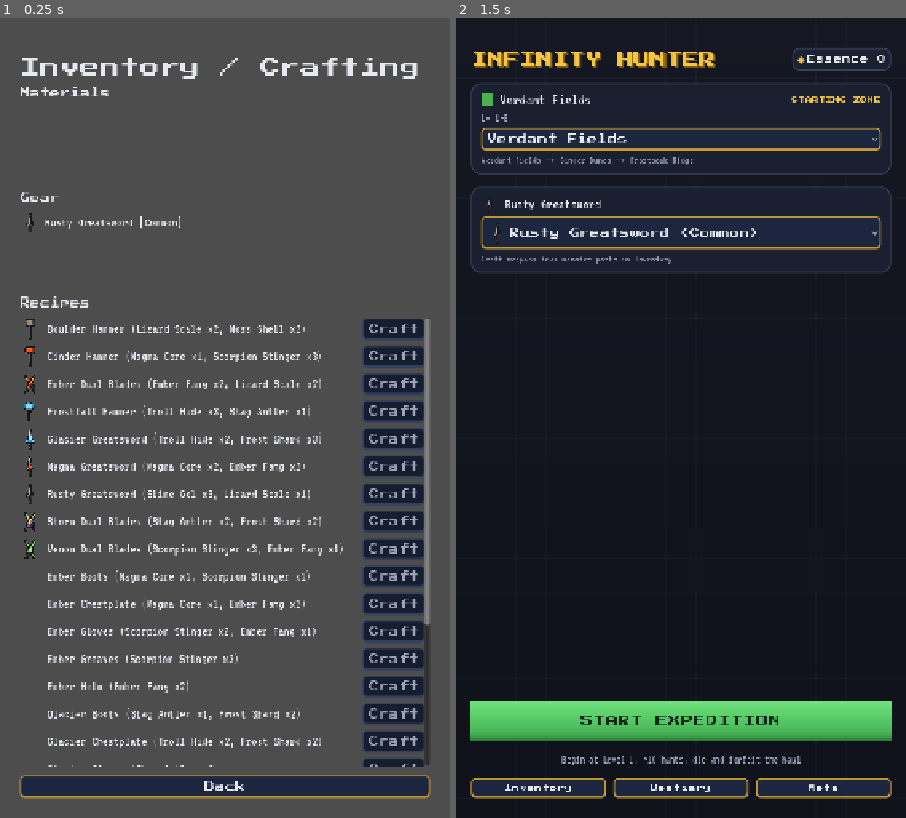
Above: before the commit, frames 1-2 (left to right).
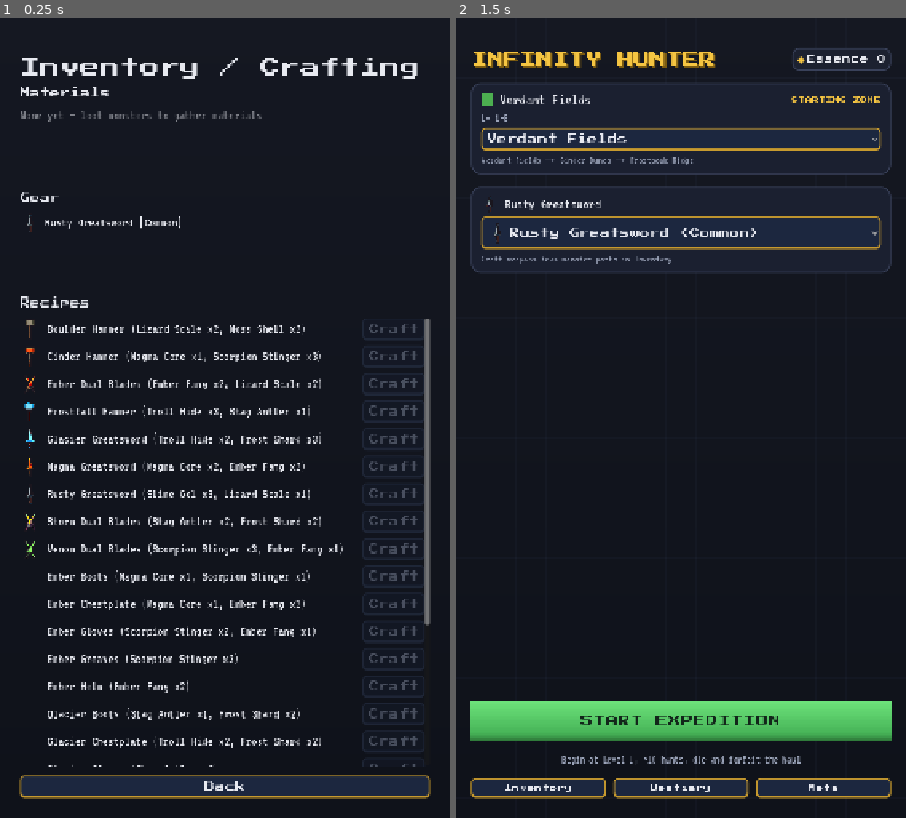
Above: after the commit, the same moments.

Repository: taigamura/infinity-hunter
Game: Godot game, scene res://src/ui/inventory/inventory_screen.tscn
Same seed, same stepped clock (60 frames per second), same inputs: the game is played once before the commit and once after it. This scene is started directly instead of the project's main scene.
Inputs (mouse positions are in pixels of both pictures, inside the frame that each line leads up to):
- Up to frame 1 (0.25 s): no input
- Up to frame 2 (1.5 s): tap Enter at 0.5 s; move the mouse to (780, 378) at 0.52 s; hold Right (ui_right) 0.53-1.25 s; click (780, 378) at 0.67 s; click "Back" at 1.25 s

The runs differ from the first frame. In frame 1, 90% of the frame differs, in the area x 0-100%, y 0-100%; in frame 2, nothing differs.

Commit message:
Visual consistency: navy theme + polish on inventory/bestiary/meta
Inventory, Bestiary, and Meta rendered on Godot's default flat grey while
launch/combat/overworld used the dark-navy look, so they read as unfinished.
Add the shared ScreenBackground to all three. Also: empty-state hint rows on
the Inventory materials/gear lists, visibly dimmed disabled Craft buttons
(the gating already existed but wasn't legible), and a discovered-count
subtitle on the Bestiary.

Co-Authored-By: Claude Opus 4.8 <noreply@anthropic.com>
Claude-Session: https://claude.ai/code/session_01ApiXsVw99SQkxqZhW9LTLS

Diff:
--- a/src/ui/bestiary/bestiary_screen.gd
+++ b/src/ui/bestiary/bestiary_screen.gd
@@ -4,6 +4,8 @@
 
 @onready var entry_list: VBoxContainer = %EntryList
 @onready var back_button: Button = %BackButton
+
+var _subtitle_label: Label
 
 func _ready() -> void:
 	back_button.pressed.connect(func(): get_tree().change_scene_to_file("res://src/ui/launch/launch_screen.tscn"))
@@ -14,14 +16,30 @@
 		child.queue_free()
 
 	var bestiary: Dictionary = GameState.save_state.get("bestiary", {})
+	var discovered_count := 0
+	var total_count := 0
 	for monster_id in GameState.monsters:
 		var monster: MonsterDef = GameState.monsters[monster_id]
 		var entry: Dictionary = bestiary.get(monster_id, {"seen": false, "defeated": false})
+		total_count += 1
 		var label := Label.new()
 		if entry.get("defeated", false):
 			label.text = "%s (Lv %s) — Defeated" % [monster.name, Big.fmt(monster.level)]
+			discovered_count += 1
 		elif entry.get("seen", false):
 			label.text = "%s (Lv %s) — Seen" % [monster.name, Big.fmt(monster.level)]
+			discovered_count += 1
 		else:
 			label.text = "??? — Undiscovered"
 		entry_list.add_child(label)
+
+	_update_subtitle(discovered_count, total_count)
+
+func _update_subtitle(discovered_count: int, total_count: int) -> void:
+	if _subtitle_label == null:
+		_subtitle_label = Label.new()
+		_subtitle_label.modulate = Color(1, 1, 1, 0.6)
+		var title: Label = entry_list.get_parent().get_parent().get_node("Title")
+		title.get_parent().add_child(_subtitle_label)
+		title.get_parent().move_child(_subtitle_label, title.get_index() + 1)
+	_subtitle_label.text = "%d / %d discovered" % [discovered_count, total_count]
--- a/src/ui/bestiary/bestiary_screen.tscn
+++ b/src/ui/bestiary/bestiary_screen.tscn
@@ -1,6 +1,7 @@
-[gd_scene load_steps=2 format=3 uid="uid://ihbestiary01"]
+[gd_scene load_steps=3 format=3 uid="uid://ihbestiary01"]
 
 [ext_resource type="Script" path="res://src/ui/bestiary/bestiary_screen.gd" id="1"]
+[ext_resource type="Script" path="res://src/ui/common/screen_background.gd" id="99_bg"]
 
 [node name="BestiaryScreen" type="Control"]
 layout_mode = 3
@@ -8,6 +9,16 @@
 anchor_right = 1.0
 anchor_bottom = 1.0
 script = ExtResource("1")
+
+[node name="Background" type="Control" parent="."]
+layout_mode = 1
+anchors_preset = 15
+anchor_right = 1.0
+anchor_bottom = 1.0
+mouse_filter = 2
+script = ExtResource("99_bg")
+top_color = Color(0.08235294, 0.09411765, 0.13333334, 1)
+bottom_color = Color(0.05882353, 0.07058824, 0.10196079, 1)
 
 [node name="Margin" type="MarginContainer" parent="."]
 layout_mode = 1
--- a/src/ui/inventory/inventory_screen.gd
+++ b/src/ui/inventory/inventory_screen.gd
@@ -28,17 +28,27 @@
 	_clear(gear_list)
 	_clear(recipe_list)
 
+	var has_materials := false
 	for material_id in GameState.inventory.materials:
 		var count: int = GameState.inventory.materials[material_id]
 		if count <= 0:
 			continue
+		has_materials = true
 		var def: MaterialDef = GameState.materials.get(material_id)
 		var label := Label.new()
 		label.text = "%s x%d" % [def.name if def != null else material_id, count]
 		_style_list_label(label)
 		materials_list.add_child(label)
+	if not has_materials:
+		var empty_label := Label.new()
+		empty_label.text = "None yet — loot monsters to gather materials"
+		_style_list_label(empty_label)
+		empty_label.modulate = Color(1, 1, 1, 0.5)
+		materials_list.add_child(empty_label)
 
+	var has_gear := false
 	for instance in GameState.inventory.gear:
+		has_gear = true
 		var def_id: String = instance["def_id"]
 		var def_name := def_id
 		if GameState.weapons.has(def_id):
@@ -54,6 +64,12 @@
 		_style_list_label(label)
 		row.add_child(label)
 		gear_list.add_child(row)
+	if not has_gear:
+		var empty_gear_label := Label.new()
+		empty_gear_label.text = "None yet — craft gear from the recipes below"
+		_style_list_label(empty_gear_label)
+		empty_gear_label.modulate = Color(1, 1, 1, 0.5)
+		gear_list.add_child(empty_gear_label)
 
 	for def_id in GameState.weapons:
 		_add_recipe_row(GameState.weapons[def_id])
@@ -77,6 +93,8 @@
 	var craft_button := Button.new()
 	craft_button.text = "Craft"
 	craft_button.disabled = not CraftingSystem.can_craft(def, GameState.inventory)
+	if craft_button.disabled:
+		craft_button.modulate = Color(1, 1, 1, 0.4)
 	craft_button.pressed.connect(_on_craft_pressed.bind(def))
 	row.add_child(craft_button)
 
--- a/src/ui/inventory/inventory_screen.tscn
+++ b/src/ui/inventory/inventory_screen.tscn
@@ -1,6 +1,7 @@
-[gd_scene load_steps=2 format=3 uid="uid://ihinventory01"]
+[gd_scene load_steps=3 format=3 uid="uid://ihinventory01"]
 
 [ext_resource type="Script" path="res://src/ui/inventory/inventory_screen.gd" id="1"]
+[ext_resource type="Script" path="res://src/ui/common/screen_background.gd" id="99_bg"]
 
 [node name="InventoryScreen" type="Control"]
 layout_mode = 3
@@ -8,6 +9,16 @@
 anchor_right = 1.0
 anchor_bottom = 1.0
 script = ExtResource("1")
+
+[node name="Background" type="Control" parent="."]
+layout_mode = 1
+anchors_preset = 15
+anchor_right = 1.0
+anchor_bottom = 1.0
+mouse_filter = 2
+script = ExtResource("99_bg")
+top_color = Color(0.08235294, 0.09411765, 0.13333334, 1)
+bottom_color = Color(0.05882353, 0.07058824, 0.10196079, 1)
 
 [node name="Margin" type="MarginContainer" parent="."]
 layout_mode = 1
--- a/src/ui/meta/meta_screen.tscn
+++ b/src/ui/meta/meta_screen.tscn
@@ -1,6 +1,7 @@
-[gd_scene load_steps=2 format=3 uid="uid://ihmeta01"]
+[gd_scene load_steps=3 format=3 uid="uid://ihmeta01"]
 
 [ext_resource type="Script" path="res://src/ui/meta/meta_screen.gd" id="1"]
+[ext_resource type="Script" path="res://src/ui/common/screen_background.gd" id="99_bg"]
 
 [node name="MetaScreen" type="Control"]
 layout_mode = 3
@@ -8,6 +9,16 @@
 anchor_right = 1.0
 anchor_bottom = 1.0
 script = ExtResource("1")
+
+[node name="Background" type="Control" parent="."]
+layout_mode = 1
+anchors_preset = 15
+anchor_right = 1.0
+anchor_bottom = 1.0
+mouse_filter = 2
+script = ExtResource("99_bg")
+top_color = Color(0.08235294, 0.09411765, 0.13333334, 1)
+bottom_color = Color(0.05882353, 0.07058824, 0.10196079, 1)
 
 [node name="Margin" type="MarginContainer" parent="."]
 layout_mode = 1
